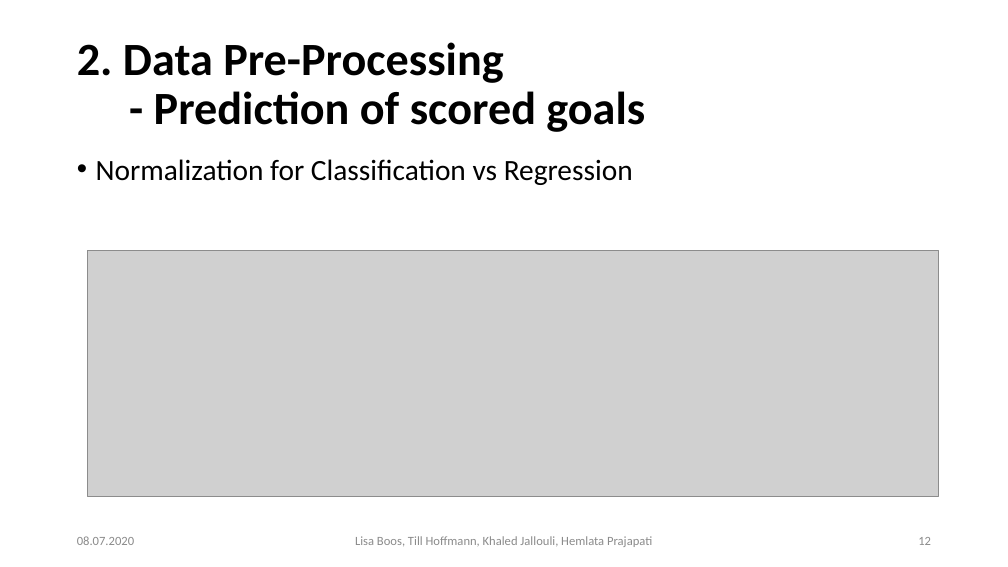
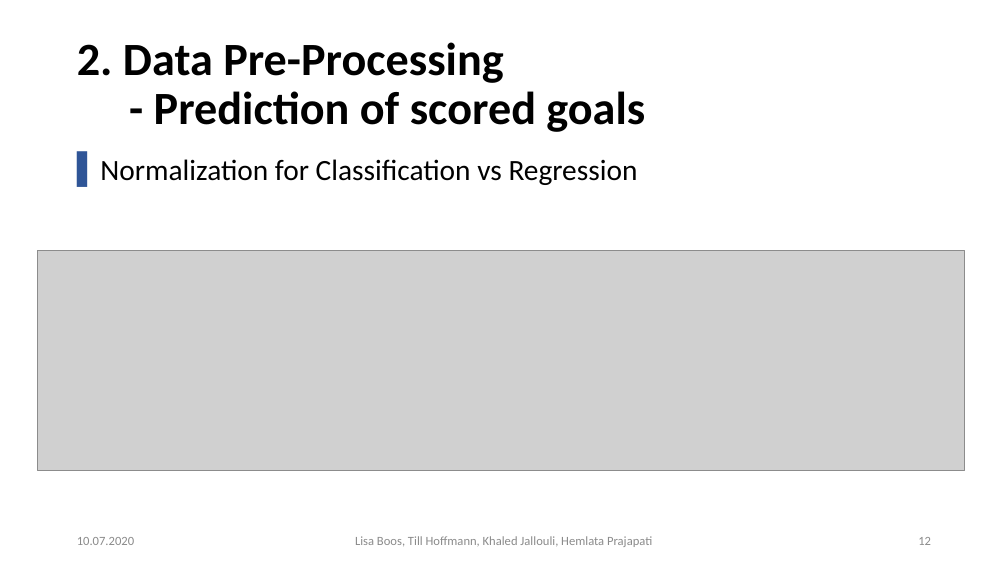
Before and after one commit to Khaledjallouli/project, a slide deck: slide 12 of Daily/sprint9/Final_Presentation_Phase_I.pptx. Drawn at 1008x567 pixels with LibreOffice and Linux fonts; fonts in the diff are those of the drawing; grey boxes stand for pictures; background and template pictures are left out. Boxes give left, top, right and bottom in pixels: in the first picture for what was removed or moved away, otherwise in the second. Text is boxed around its words. In the diff, an @@ line names an element or a change of style, - is before the commit and + after.

Commit message:
updated design of slides

```diff
--- a/Daily/sprint9/Final_Presentation_Phase_I.pptx
+++ b/Daily/sprint9/Final_Presentation_Phase_I.pptx
@@ text "Normalization for Classification vs Regression" at <box>100,159,638,185</box>: bullet • to ▌ @@
@@ picture: place and size @@
-picture at <box>87,250,938,496</box>
+picture at <box>37,250,965,470</box>
@@ text at <box>77,537,134,545</box>: text changed @@
-08.07.2020
+10.07.2020
```
Also in this commit, not shown: 28 other slides changed.
